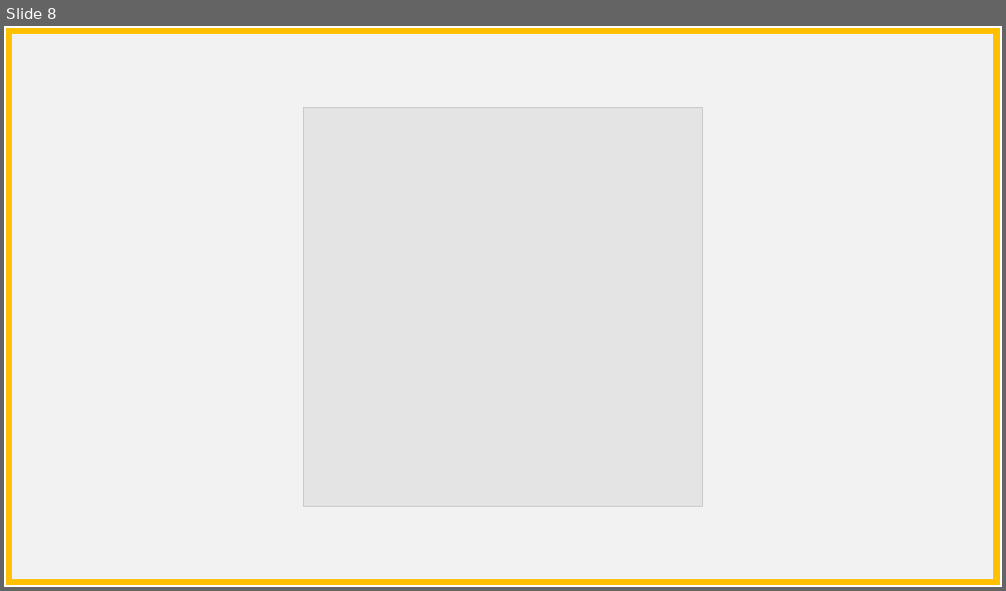
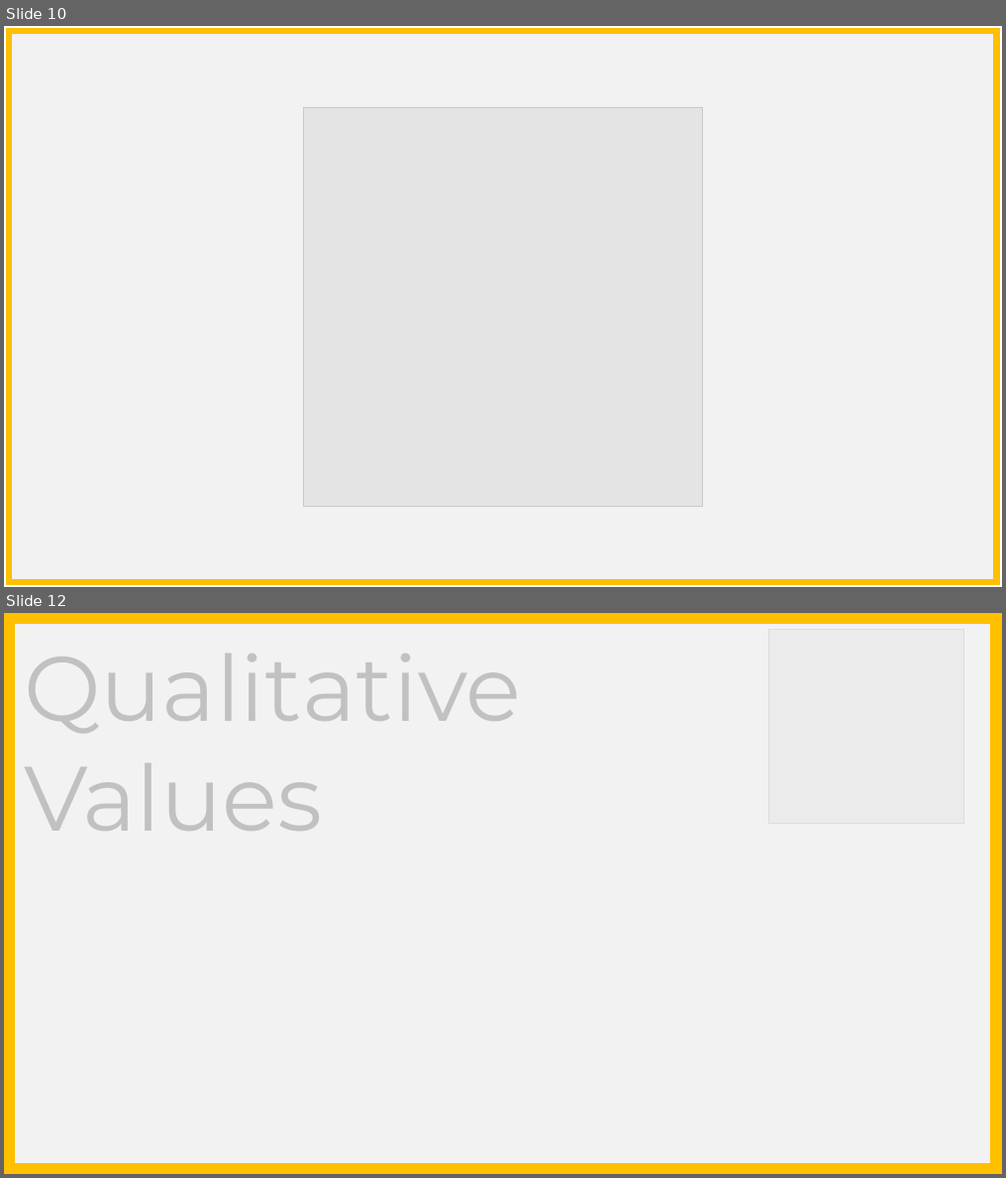
Before and after one commit to BPaaSModelling/Ontology4ModelingEnvironment, a slide deck: images/stickyNotes.pptx. Shown one above the other, each under a label of ours: slide 8 before the commit, slides 10 and 12 after it; the slides between them are not shown. The pictures are 1006x591 and 1006x1178 pixels, drawn with LibreOffice and Linux fonts; fonts in the diff are those of the drawing; grey boxes stand for pictures. Boxes give left, top, right and bottom in pixels: in the first picture for what was removed or moved away, otherwise in the second. Text is boxed around its words. In the diff, an @@ line names an element or a change of style, - is before the commit and + after.

```diff
--- a/images/stickyNotes.pptx
+++ b/images/stickyNotes.pptx
@@ slide 12 added at [4,613,1002,1174], background #FFFFFF @@
@@ rectangle added at [9,618,997,1169], fill #F2F2F2, outline #FFC000 12 pt @@
@@ rectangle added at [17,627,989,1012], fill #F2F2F2 at 60% opacity, 88 pt, text #000000 @@
+Qualitative
+Values
@@ rectangle added at [17,628,969,852], fill #F2F2F2 at 80% opacity @@
@@ picture added at [769,629,963,823] @@
@@ what was slide 8 is now slide 10 @@
```
Also in this commit, not shown: 7 slides changed, 31 other slides added, 13 other files.
